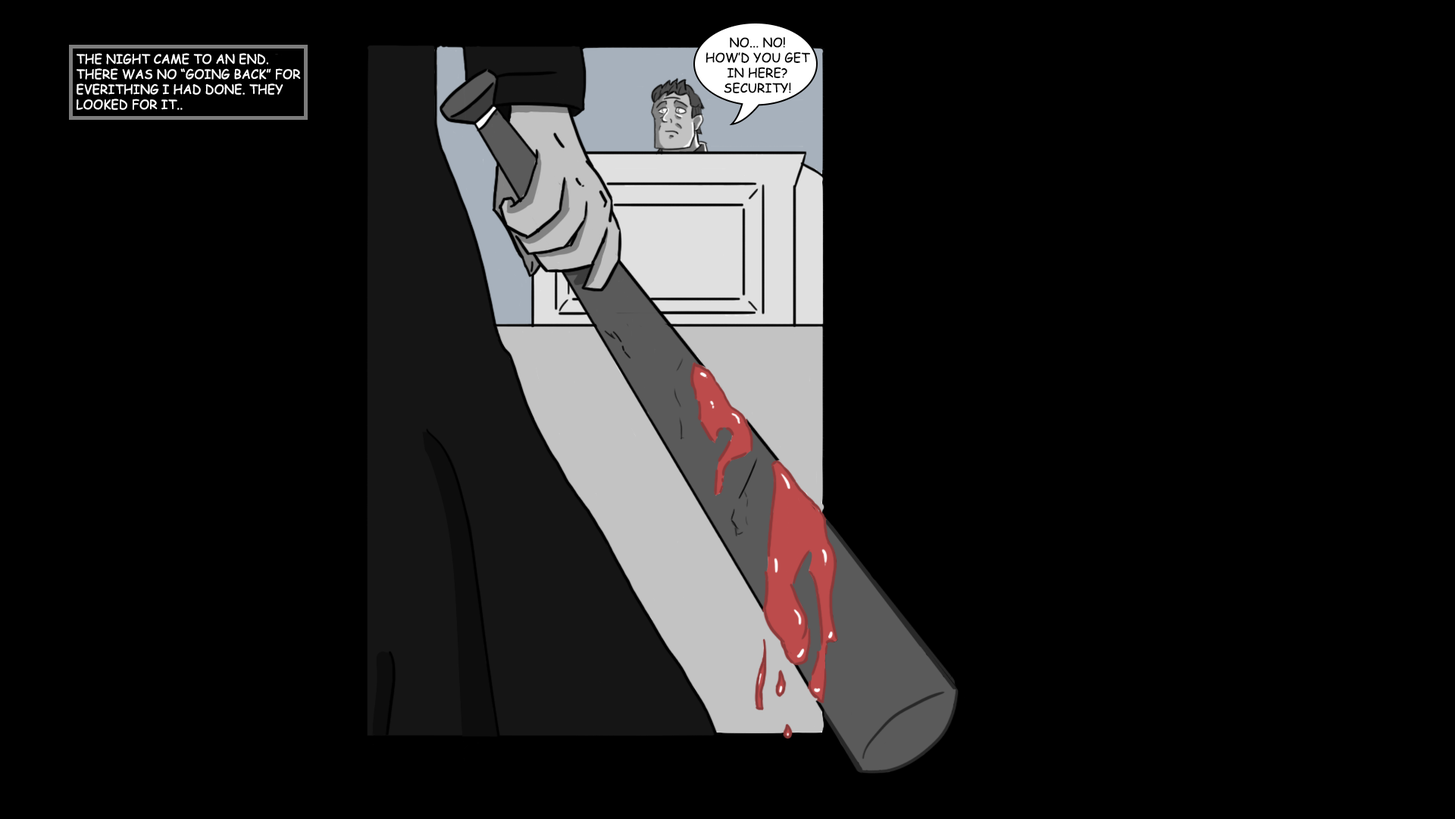
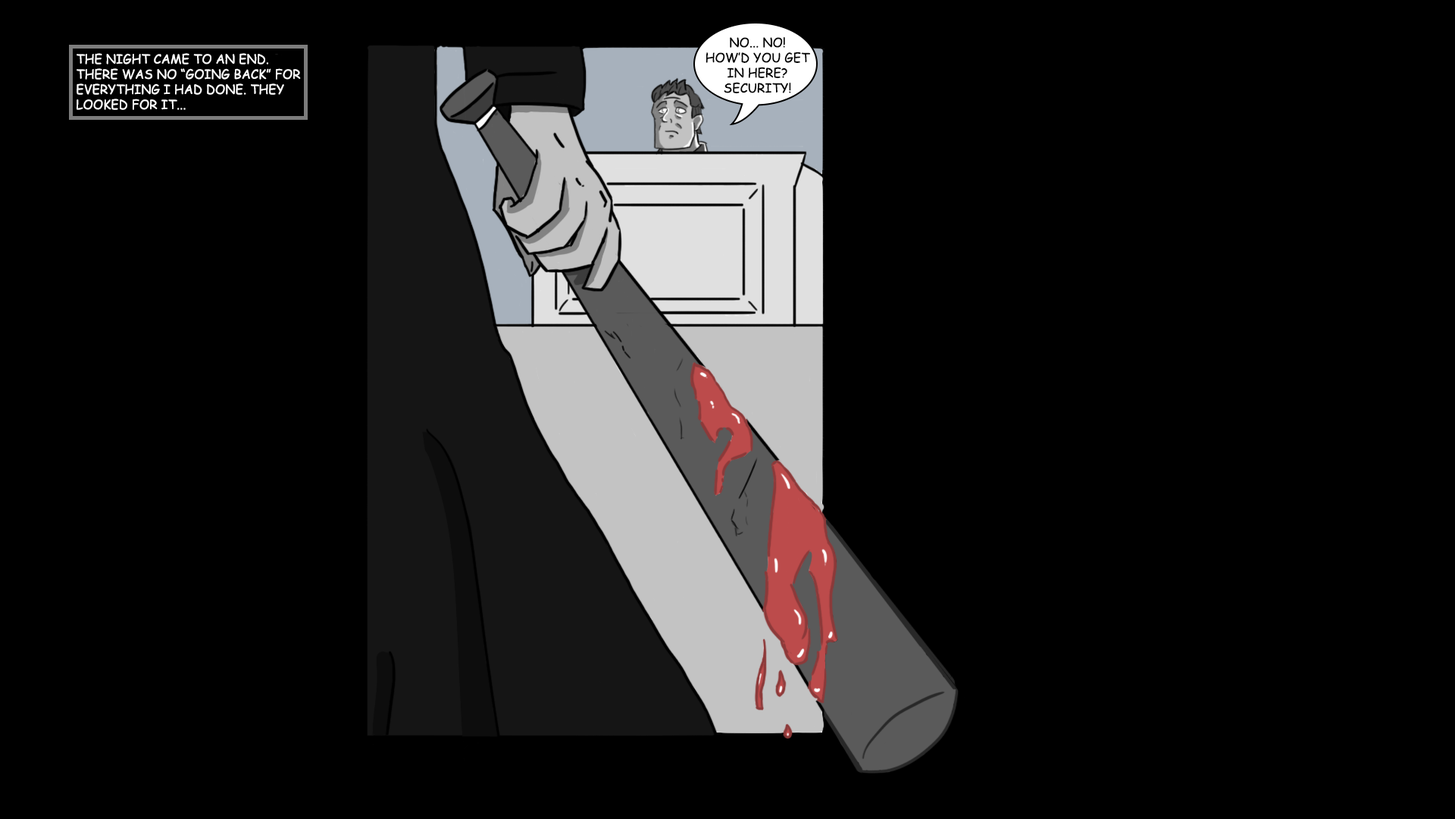
Layered file, before and after one edit (1455 × 819). Changes by layer:
renamed "THE NIGHT CAME TO AN END. THERE WAS NO “GOING BACK” FOR EVERIT" to "THE NIGHT CAME TO AN END. THERE WAS NO “GOING BACK” FOR EVERYT", painted on it over <box>107,73,285,110</box>
